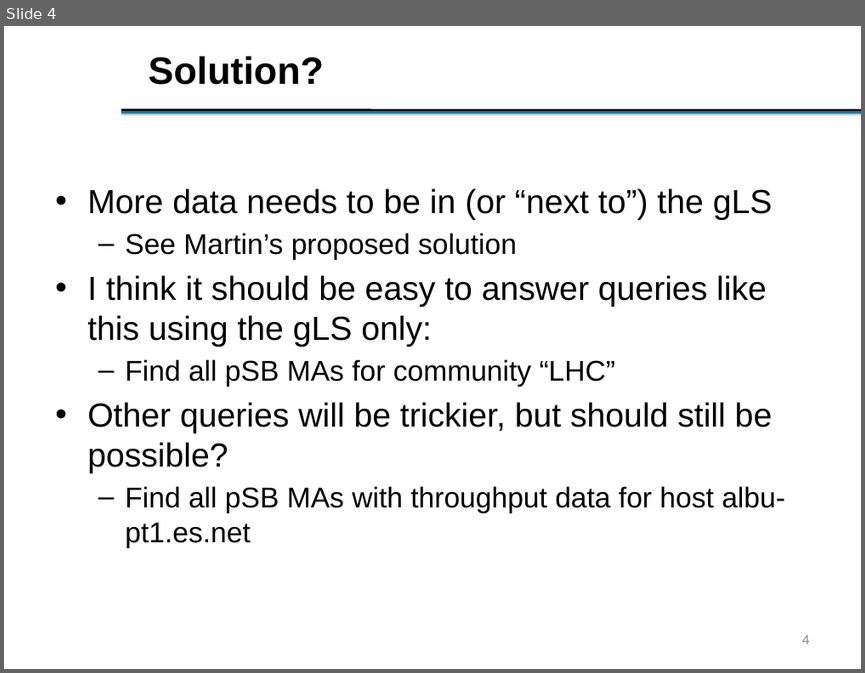
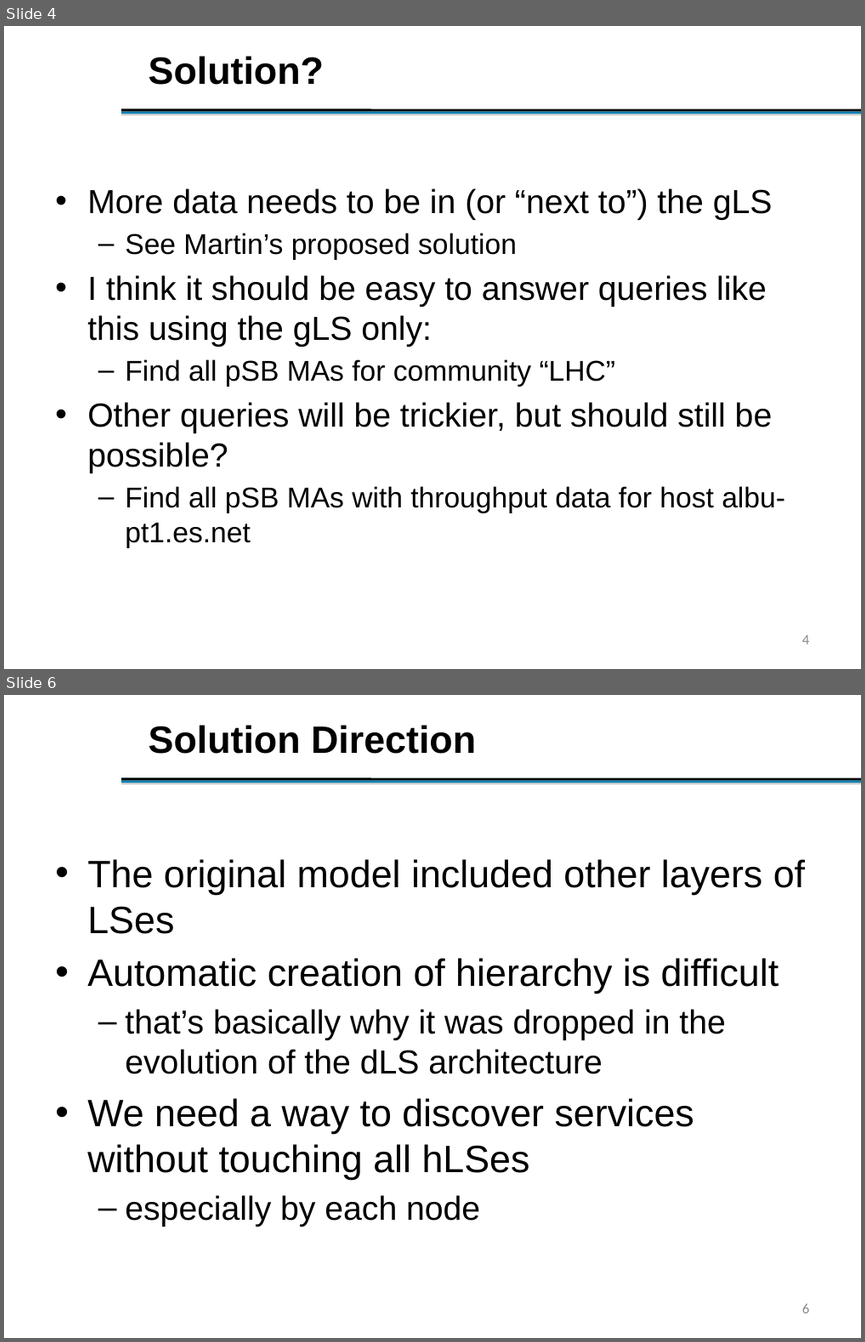
Before and after one commit to perfsonar/historical, a slide deck: 20100131Meet/LS-Scalability-issues.pptx. Shown one above the other, each under a label of ours: slide 4 before the commit, slides 4 and 6 after it; the slides between them are not shown. The pictures are 865x673 and 865x1342 pixels, drawn with LibreOffice and Linux fonts; fonts in the diff are those of the drawing; background and template pictures are left out. Boxes give left, top, right and bottom in pixels: in the first picture for what was removed or moved away, otherwise in the second. Text is boxed around its words. In the diff, an @@ line names an element or a change of style, - is before the commit and + after.

```diff
--- a/20100131Meet/LS-Scalability-issues.pptx
+++ b/20100131Meet/LS-Scalability-issues.pptx
@@ slide 6 added at (4,695,861,1338), background #FFFFFF; not listed: 2 template elements that a slide beside it also shows @@
@@ title added at (148,725,476,754), 32 pt, text #000000, bold @@
+Solution Direction
@@ text added at (87,859,805,1226), 32 pt, text #000000 @@
+• The original model included other layers of LSes
+• Automatic creation of hierarchy is difficult
+  – that’s basically why it was dropped in the evolution of the dLS architecture
+• We need a way to discover services without touching all hLSes
+  – especially by each node
@@ page number added at (802,1304,809,1313), 12 pt, text #898989 @@
+6
```
Also in this commit, not shown: 1 slide changed, 2 other slides added.
